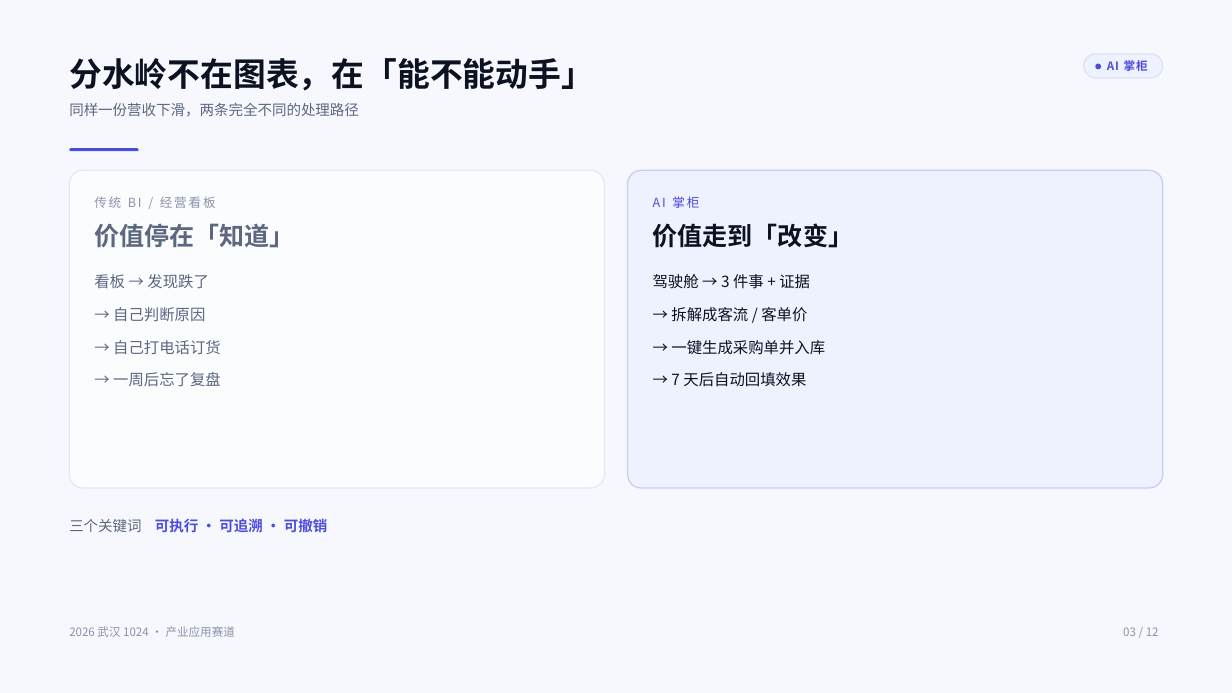
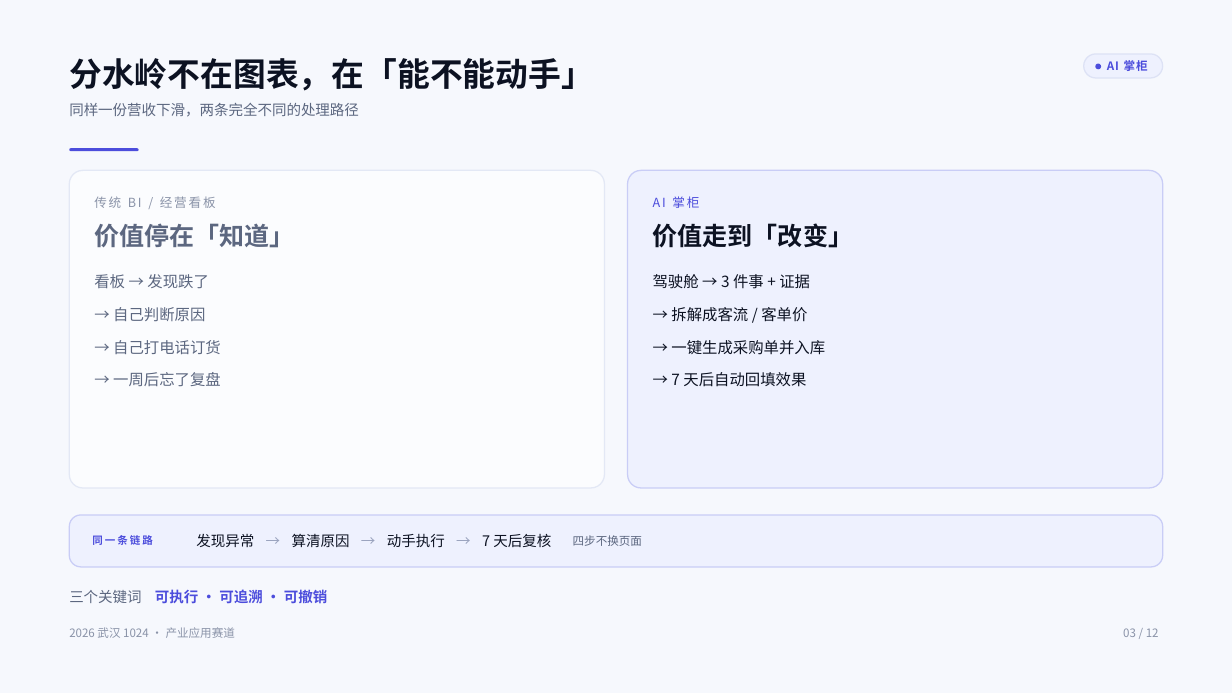
Before and after one commit to wsj20011001/ai-zhanggui, a slide deck: slide 3 of docs/AI掌柜-路演PPT/AI掌柜-路演PPT.pptx. Drawn at 1232x693 pixels with LibreOffice and Linux fonts; fonts in the diff are those of the drawing. Boxes give left, top, right and bottom in pixels: in the first picture for what was removed or moved away, otherwise in the second. Text is boxed around its words. In the diff, an @@ line names an element or a change of style, - is before the commit and + after.

Commit message:
ppt: 第8页数字按当前库修正、第3页补链路条、第6页补双通道；docs: 清单确认不录视频

```diff
--- a/docs/AI掌柜-路演PPT/AI掌柜-路演PPT.pptx
+++ b/docs/AI掌柜-路演PPT/AI掌柜-路演PPT.pptx
@@ rounded rectangle added at (69,515,1163,567), fill #EEF1FE, outline #C9CDF6 1 pt @@
@@ text added at (92,535,153,545), 8.2 pt, text #4C4DDC, bold @@
+同一条链路
@@ text added at (196,534,254,547), 11.2 pt, text #0C1222 @@
+发现异常
@@ text added at (266,532,281,550), 11.2 pt, text #9AA3BE @@
+→
@@ text added at (292,534,350,547), 11.2 pt, text #0C1222 @@
+算清原因
@@ text added at (361,532,376,550), 11.2 pt, text #9AA3BE @@
+→
@@ text added at (387,534,445,548), 11.2 pt, text #0C1222 @@
+动手执行
@@ text added at (457,532,471,550), 11.2 pt, text #9AA3BE @@
+→
@@ text added at (482,534,551,547), 11.2 pt, text #0C1222 @@
+7 天后复核
@@ text added at (573,535,642,546), 9 pt, text #5C6780 @@
+四步不换页面
@@ text "三个关键词": place and size @@
-text "三个关键词" at (69,519,141,532)
+text "三个关键词" at (69,590,141,603)
@@ text "可执行 · 可追溯 · 可撤销": place and size @@
-text "可执行 · 可追溯 · 可撤销" at (155,518,327,533)
+text "可执行 · 可追溯 · 可撤销" at (155,589,327,604)
```
Also in this commit, not shown: 2 other slides changed, 4 other files.
